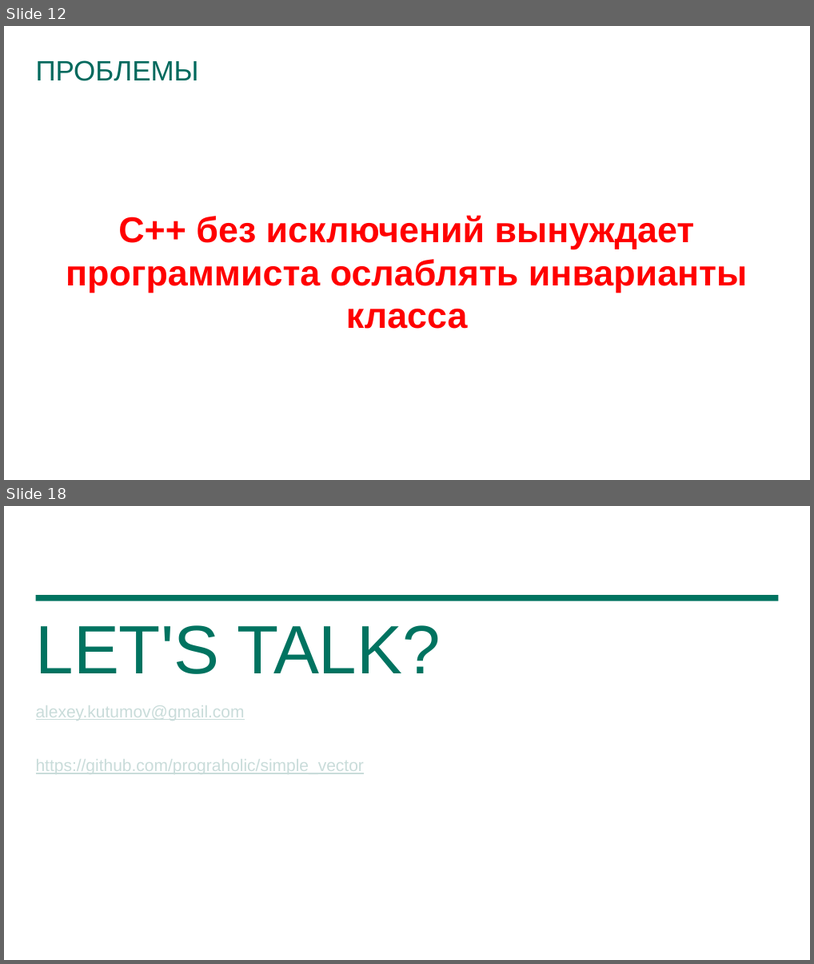
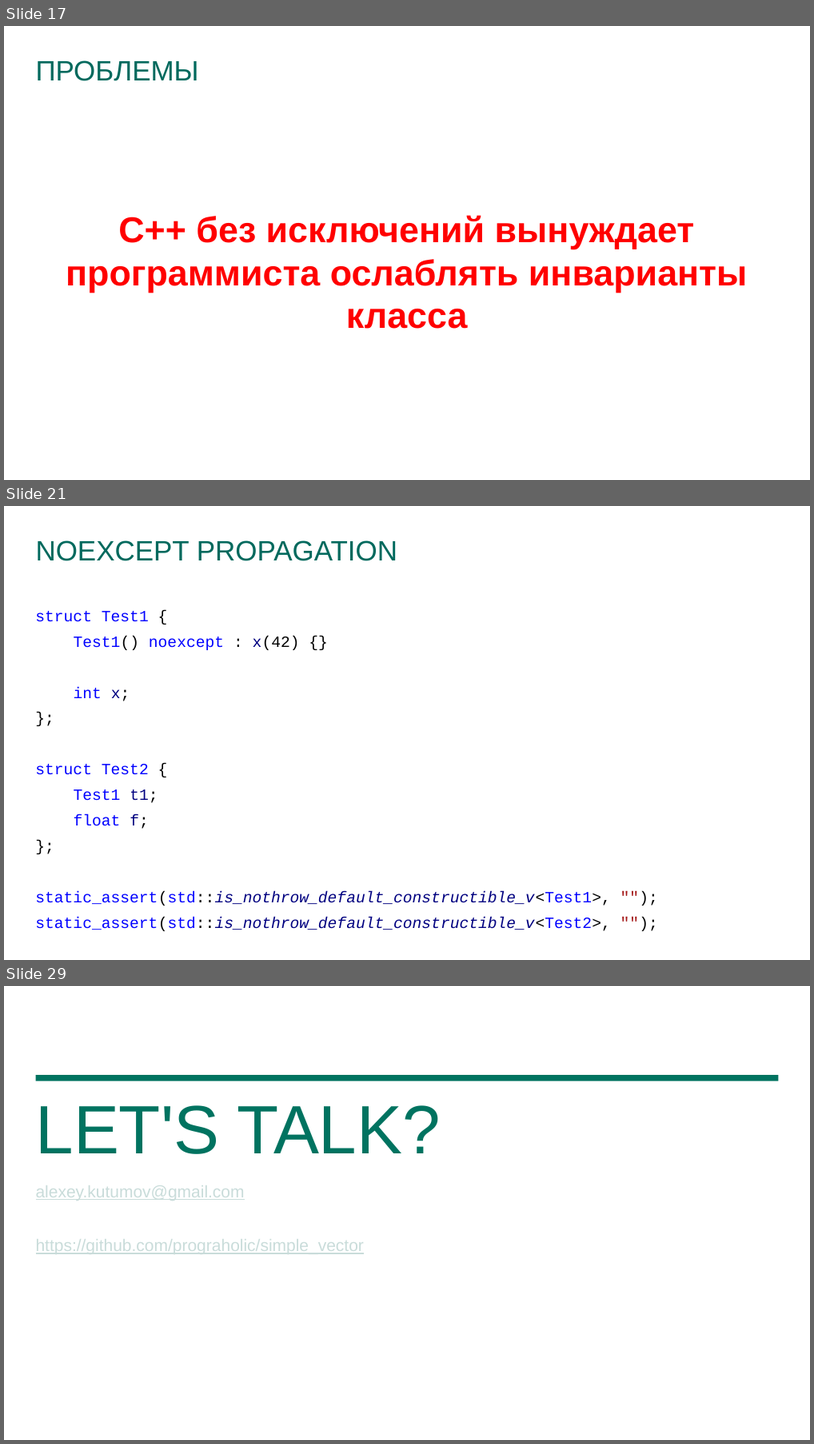
Before and after one commit to prograholic/prograholic.github.io, a slide deck: cpp_russia_2017_24_02_2017/24.02.2017_kutumov.pptx. Shown one above the other, each under a label of ours: slides 12 and 18 before the commit, slides 17, 21 and 29 after it; the slides between them are not shown. The pictures are 814x964 and 814x1444 pixels, drawn with LibreOffice and Linux fonts; fonts in the diff are those of the drawing; background and template pictures are left out. Boxes give left, top, right and bottom in pixels: in the first picture for what was removed or moved away, otherwise in the second. Text is boxed around its words. In the diff, an @@ line names an element or a change of style, - is before the commit and + after.

```diff
--- a/cpp_russia_2017_24_02_2017/24.02.2017_kutumov.pptx
+++ b/cpp_russia_2017_24_02_2017/24.02.2017_kutumov.pptx
@@ slide 21 added at (4, 506, 810, 960), background #FFFFFF @@
@@ title added at (36, 540, 398, 561), 25 pt, text #00695D @@
+NOEXCEPT PROPAGATION
@@ text added at (35, 611, 610, 931), 14 pt, text #0000FF @@
+struct Test1 {
+Test1() noexcept : x(42) {}
+int x;
+};
+struct Test2 {
+Test1 t1;
+float f;
+};
+static_assert(std::is_nothrow_default_constructible_v<Test1>, "");
+static_assert(std::is_nothrow_default_constructible_v<Test2>, "");
@@ what was slide 12 is now slide 17 @@
@@ what was slide 18 is now slide 29 @@
```
Also in this commit, not shown: 6 slides changed, 10 other slides added, 2 other files.
